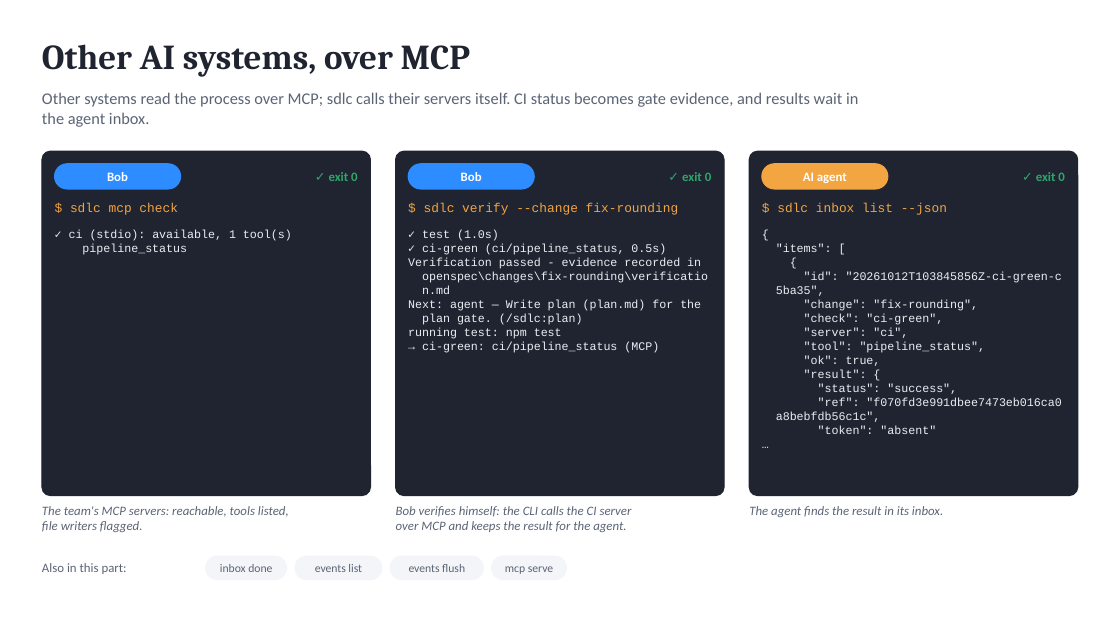
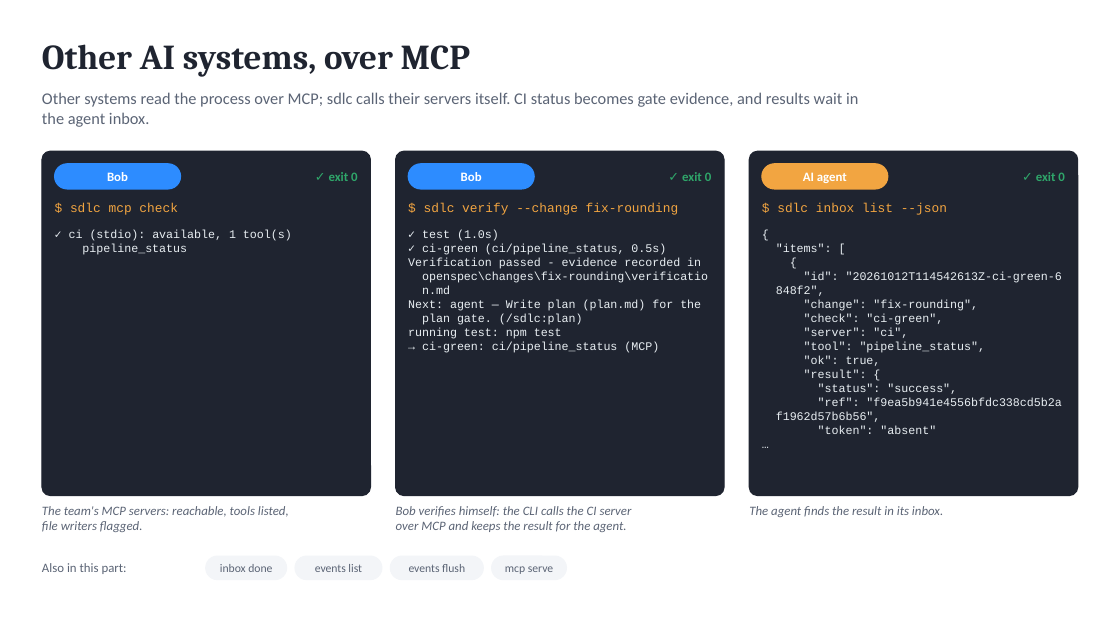
Before and after one commit to marin-ai-tech/sdlc, a slide deck: slide 19 of docs/demo/sdlc-calculator-demo.en.pptx. Drawn at 1120x630 pixels with LibreOffice and Linux fonts; fonts in the diff are those of the drawing. Boxes give left, top, right and bottom in pixels: in the first picture for what was removed or moved away, otherwise in the second. Text is boxed around its words. In the diff, an @@ line names an element or a change of style, - is before the commit and + after.

```diff
--- a/docs/demo/sdlc-calculator-demo.en.pptx
+++ b/docs/demo/sdlc-calculator-demo.en.pptx
@@ text at <box>776,272,1062,296</box>: text changed @@
-"id": "20261012T103845856Z-ci-green-c
-5ba35",
+"id": "20261012T114542613Z-ci-green-6
+848f2",
@@ text at <box>776,398,1061,422</box>: text changed @@
-"ref": "f070fd3e991dbee7473eb016ca0
-a8bebfdb56c1c",
+"ref": "f9ea5b941e4556bfdc338cd5b2a
+f1962d57b6b56",
```
Also in this commit, not shown: 4 other slides changed, 56 other files.
